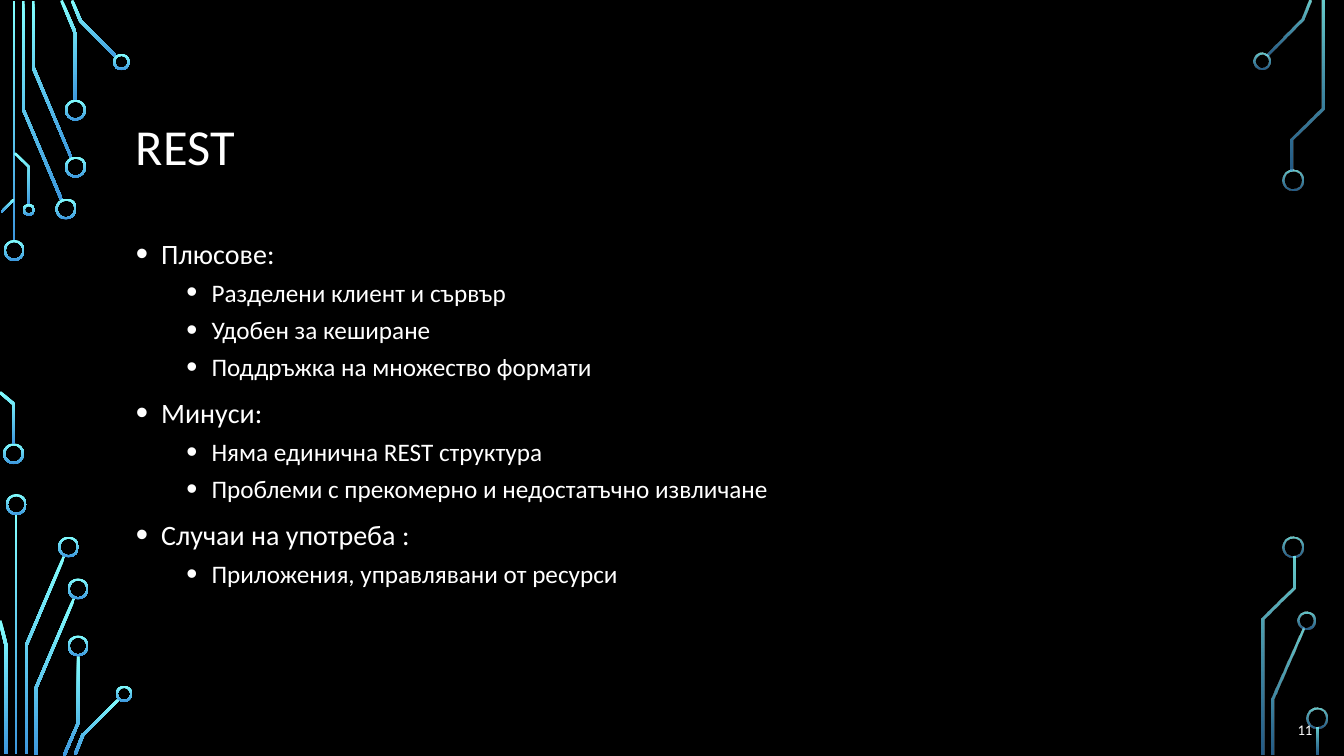
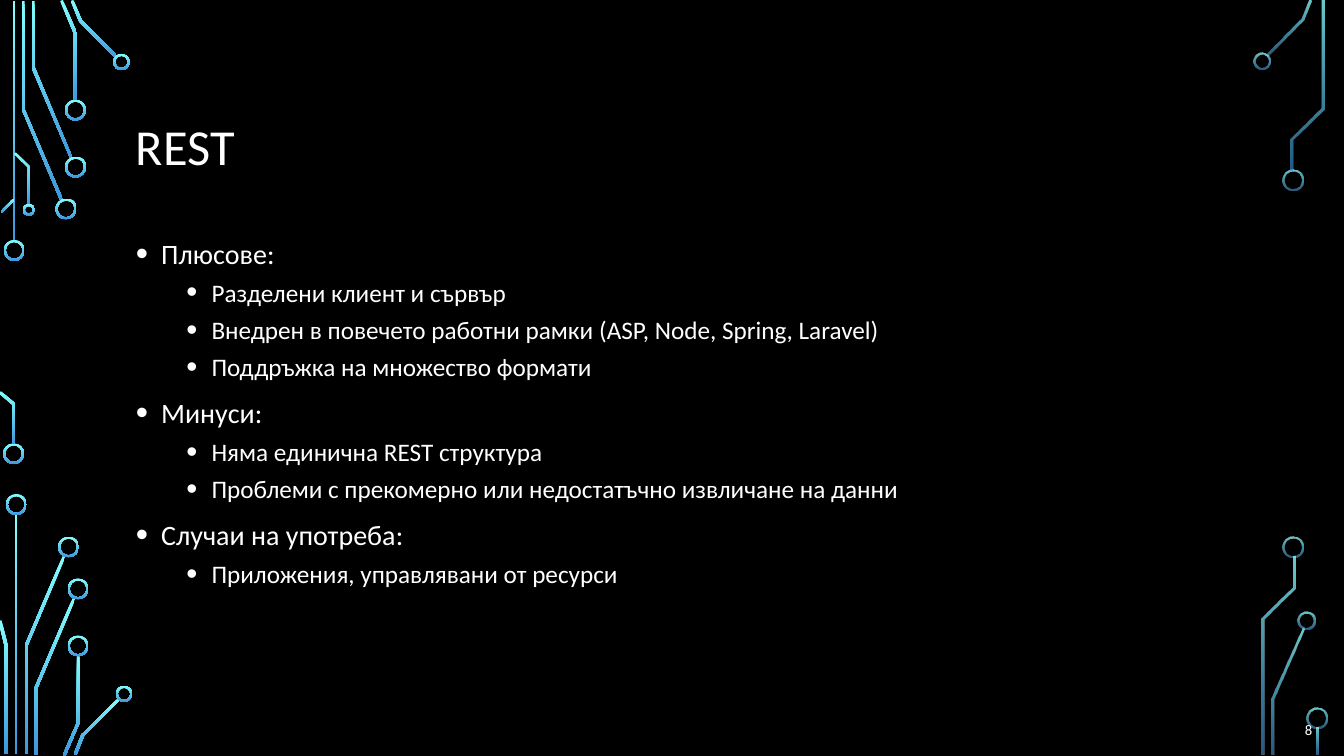
Before and after one commit to profjordanov/doctorate, a slide deck: slide 8 of communications/web_communication_pres.pptx (slide 11 before the commit). Drawn at 1344x756 pixels with LibreOffice and Linux fonts; fonts in the diff are those of the drawing; background and template pictures are left out. Boxes give left, top, right and bottom in pixels: in the first picture for what was removed or moved away, otherwise in the second. Text is boxed around its words. In the diff, an @@ line names an element or a change of style, - is before the commit and + after.

```diff
--- a/communications/web_communication_pres.pptx
+++ b/communications/web_communication_pres.pptx
@@ text at [212, 320, 879, 344]: text changed @@
-  • Удобен за кеширане
+  • Внедрен в повечето работни рамки (ASP, Node, Spring, Laravel)
@@ text at [161, 481, 898, 550]: text changed @@
-  • Проблеми с прекомерно и недостатъчно извличане
-• Случаи на употреба :
+  • Проблеми с прекомерно или недостатъчно извличане на данни
+• Случаи на употреба:
@@ page number at [1305, 723, 1312, 735]: text changed @@
-11
+8
```
Also in this commit, not shown: 10 other slides changed, 4 slides added, 8 slides removed.
